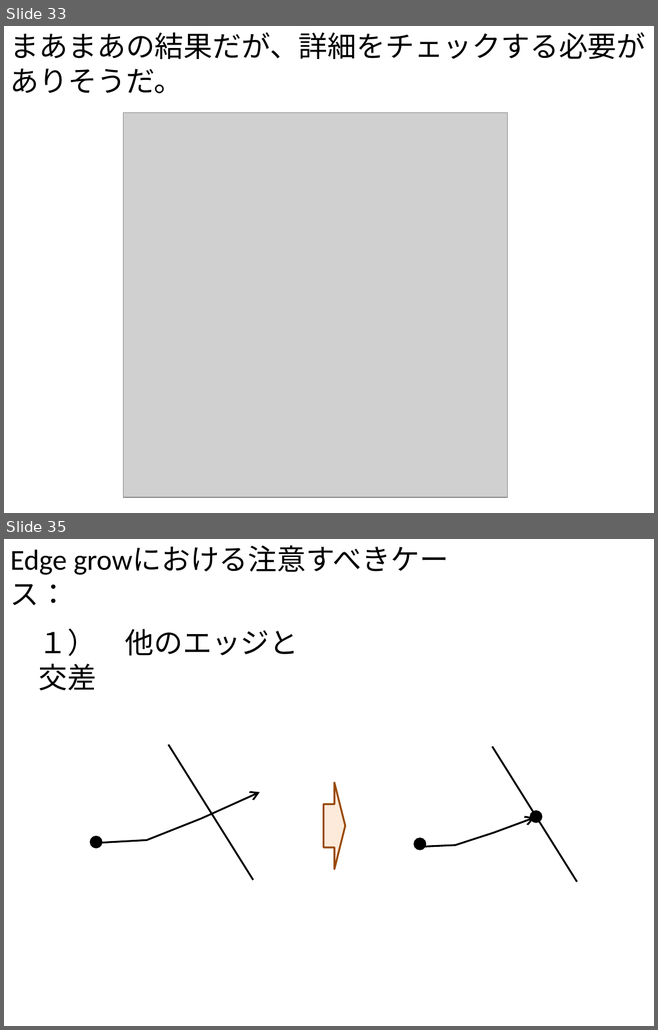
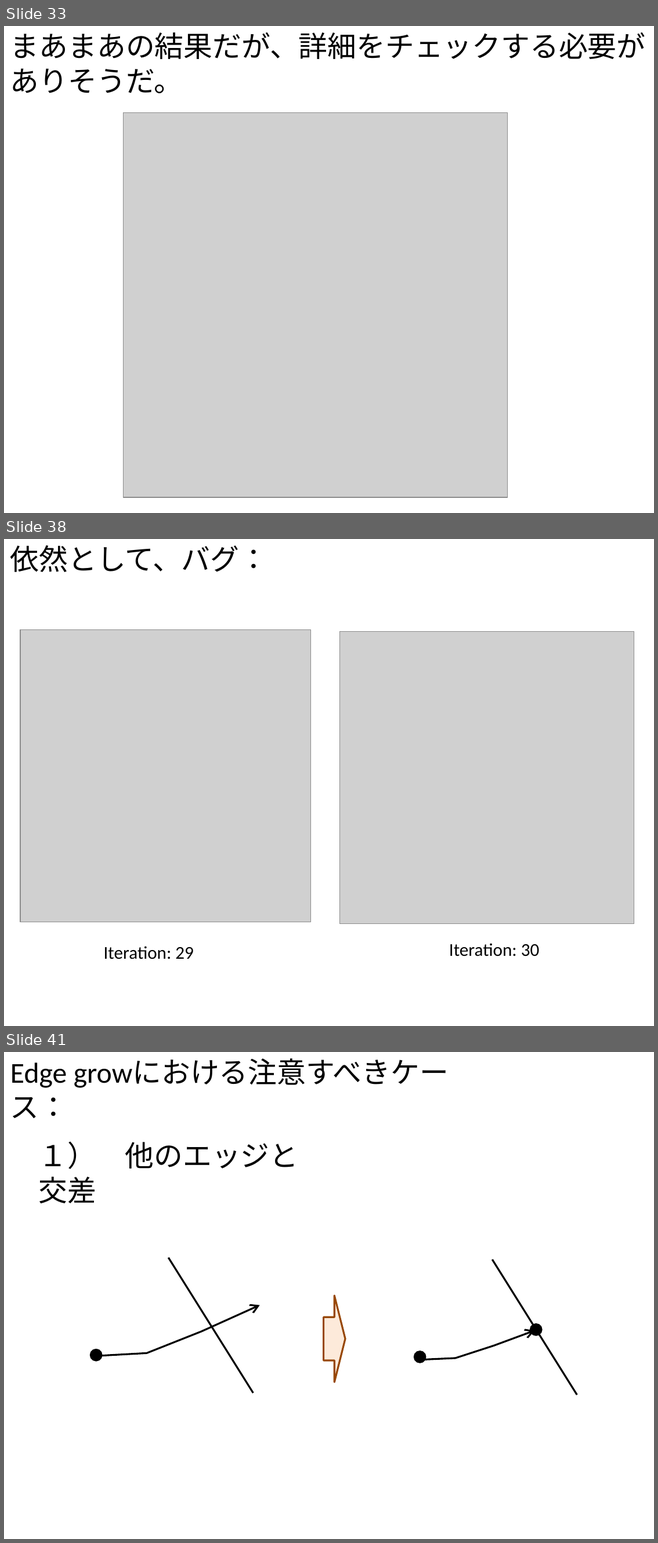
Before and after one commit to gnishida/RoadDesigner, a slide deck: RoadDesigner.pptx. Shown one above the other, each under a label of ours: slides 33 and 35 before the commit, slides 33, 38 and 41 after it; the slides between them are not shown. The pictures are 658x1030 and 658x1543 pixels, drawn with LibreOffice and Linux fonts; fonts in the diff are those of the drawing; grey boxes stand for pictures. Boxes give left, top, right and bottom in pixels: in the first picture for what was removed or moved away, otherwise in the second. Text is boxed around its words. In the diff, an @@ line names an element or a change of style, - is before the commit and + after.

```diff
--- a/RoadDesigner.pptx
+++ b/RoadDesigner.pptx
@@ slide 38 added at (4, 539, 654, 1026), background #FFFFFF @@
@@ text added at (10, 545, 268, 572), 32 pt, text #000000 @@
+依然として、バグ：
@@ picture added at (20, 630, 311, 922) @@
@@ picture added at (340, 631, 633, 924) @@
@@ text added at (104, 946, 194, 959), 20 pt, text #000000 @@
+Iteration: 29
@@ text added at (449, 943, 539, 957), 20 pt, text #000000 @@
+Iteration: 30
@@ what was slide 35 is now slide 41 @@
```
Also in this commit, not shown: 1 slide changed, 5 other slides added, 4 other files.
